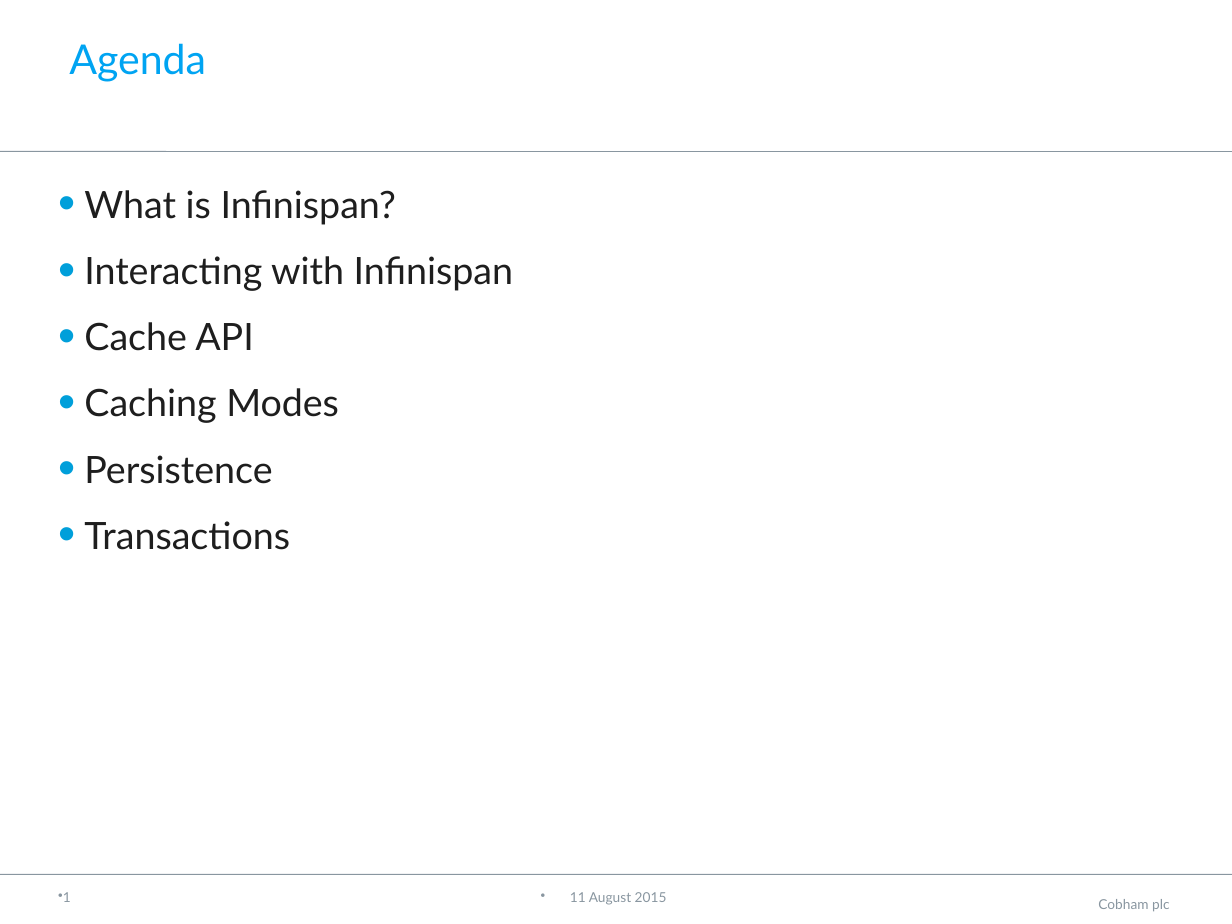
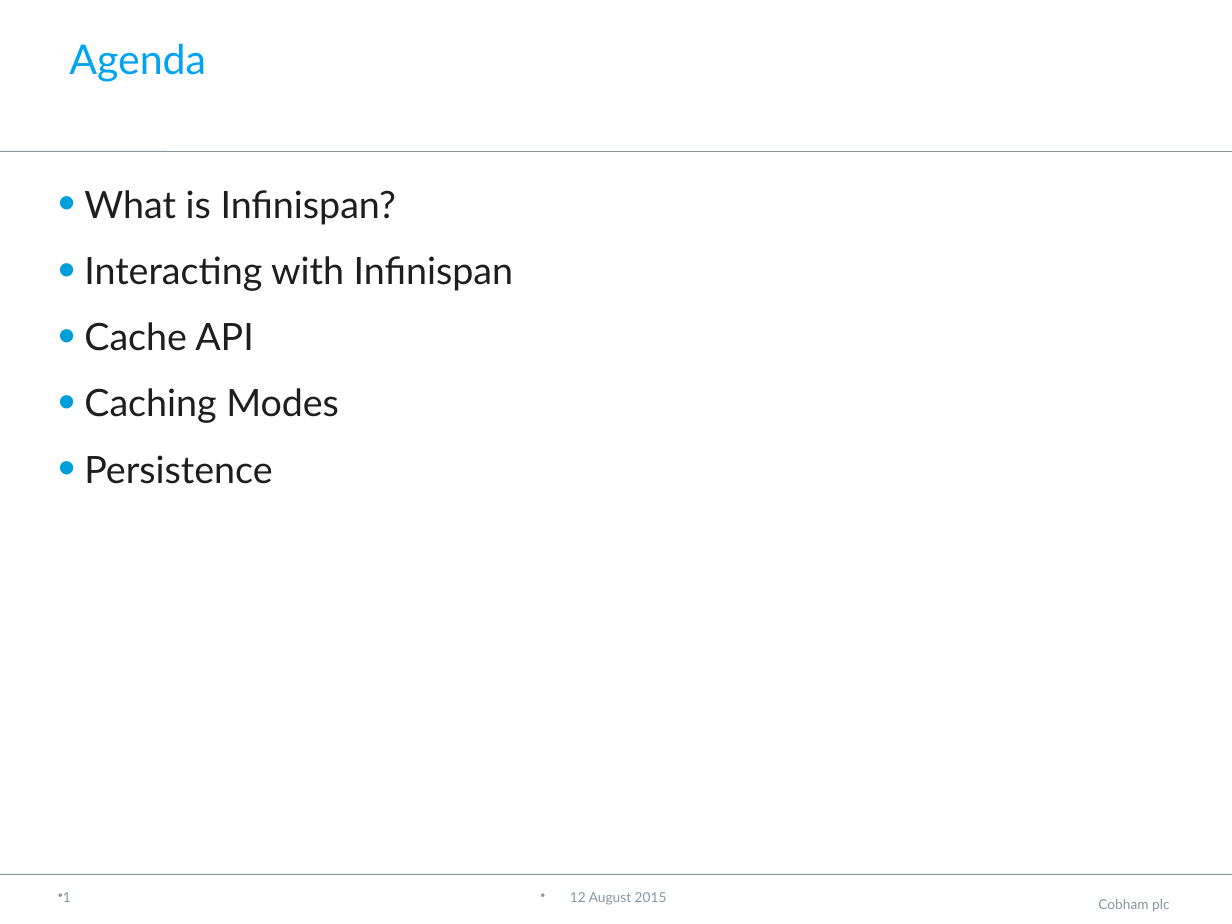
Before and after one commit to neha-bansal/Demos, a slide deck: slide 2 of infinispan-embedded-tutorial/Infinispan.pptx. Drawn at 1232x924 pixels with LibreOffice and Linux fonts; fonts in the diff are those of the drawing; background and template pictures are left out. Boxes give left, top, right and bottom in pixels: in the first picture for what was removed or moved away, otherwise in the second. Text is boxed around its words. In the diff, an @@ line names an element or a change of style, - is before the commit and + after.

```diff
--- a/infinispan-embedded-tutorial/Infinispan.pptx
+++ b/infinispan-embedded-tutorial/Infinispan.pptx
@@ text at <box>84,521,290,550</box>: paragraph removed @@
-• Transactions
@@ text at <box>570,892,667,905</box>: text changed @@
-11 August 2015
+12 August 2015
```
Also in this commit, not shown: 16 other slides changed, 5 other files.
